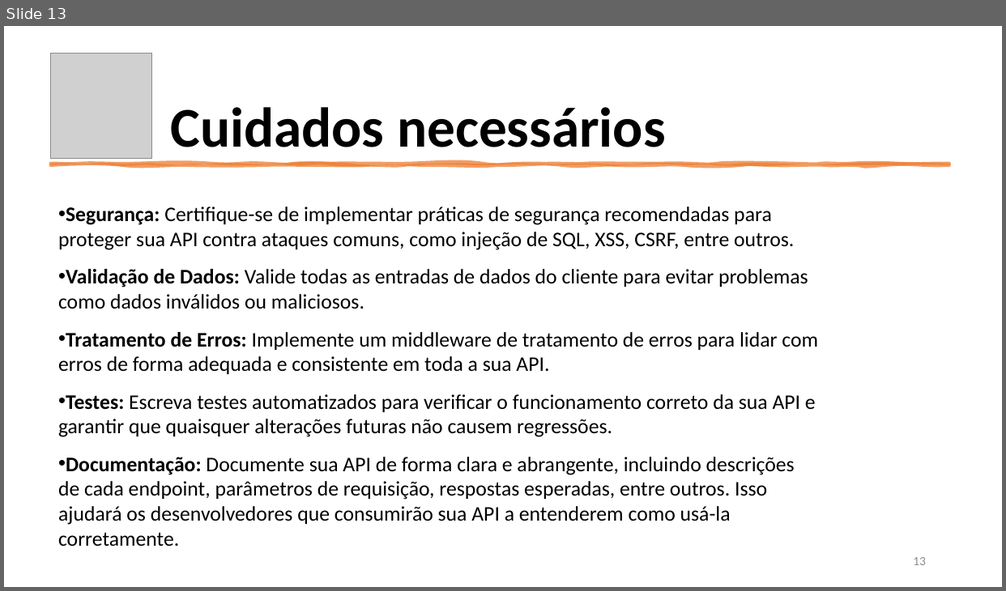
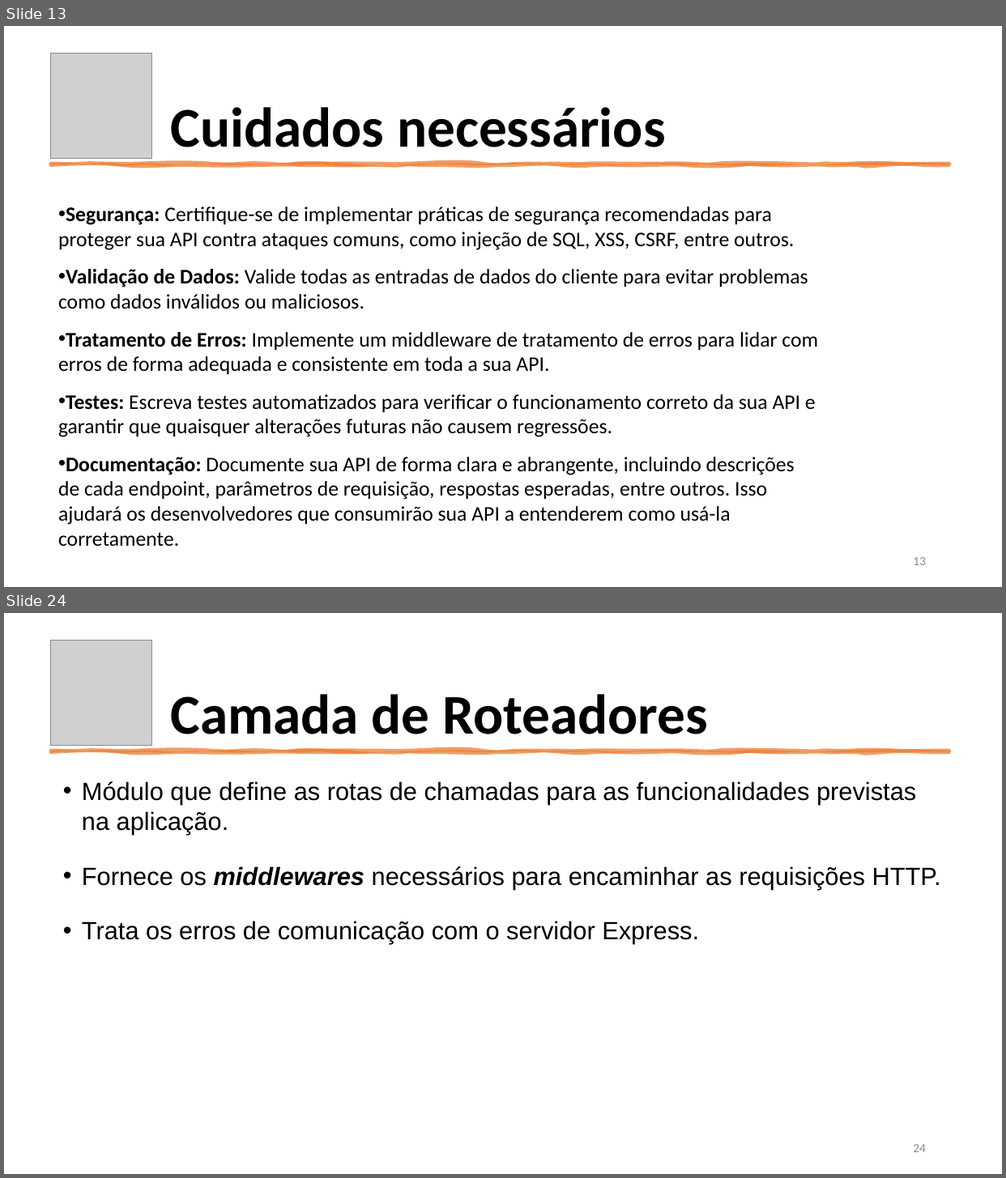
Before and after one commit to aclaytonbr/cursos, a slide deck: API/aulas/parte2/aula9/introducao_express.pptx. Shown one above the other, each under a label of ours: slide 13 before the commit, slides 13 and 24 after it; the slides between them are not shown. The pictures are 1006x591 and 1006x1178 pixels, drawn with LibreOffice and Linux fonts; fonts in the diff are those of the drawing; grey boxes stand for pictures. Boxes give left, top, right and bottom in pixels: in the first picture for what was removed or moved away, otherwise in the second. Text is boxed around its words. In the diff, an @@ line names an element or a change of style, - is before the commit and + after.

```diff
--- a/API/aulas/parte2/aula9/introducao_express.pptx
+++ b/API/aulas/parte2/aula9/introducao_express.pptx
@@ slide 24 added at [4,613,1002,1174], background #FFFFFF @@
@@ picture added at [51,640,152,746] @@
@@ title added at [170,694,708,747], 54 pt, text #000000, bold @@
+Camada de Roteadores
@@ freeform shape added at [51,751,949,752], fill #ED7D31 at 75% opacity, outline #ED7D31 3.5 pt @@
@@ text added at [82,781,941,944], 24 pt, text #000000 @@
+• Módulo que define as rotas de chamadas para as funcionalidades previstas na aplicação.
+• Fornece os middlewares necessários para encaminhar as requisições HTTP.
+• Trata os erros de comunicação com o servidor Express.
@@ page number added at [913,1144,926,1152], 12 pt, text #8C8C8C @@
+24
```
Also in this commit, not shown: 2 slides changed, 17 other slides added, 19 other files.
